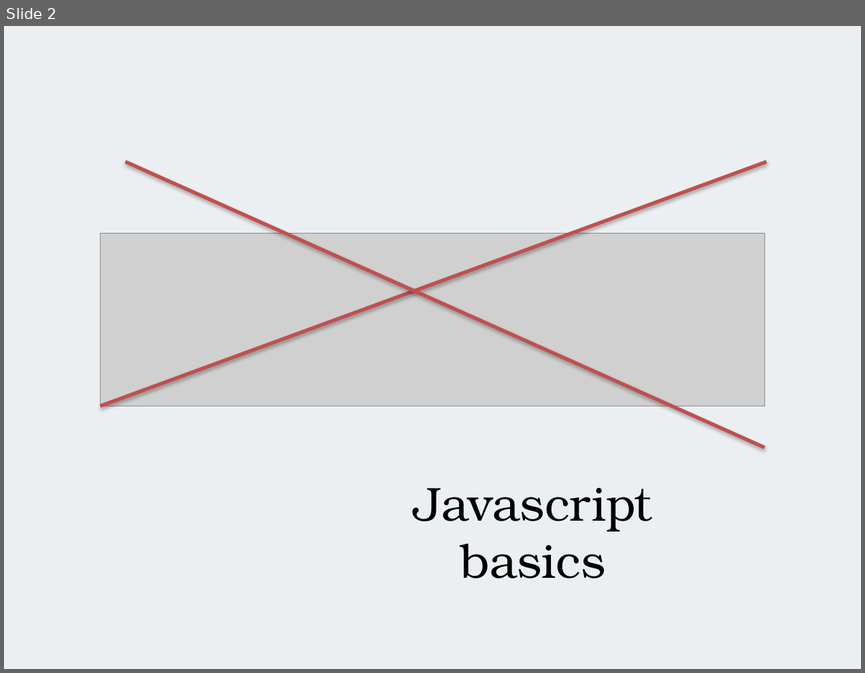
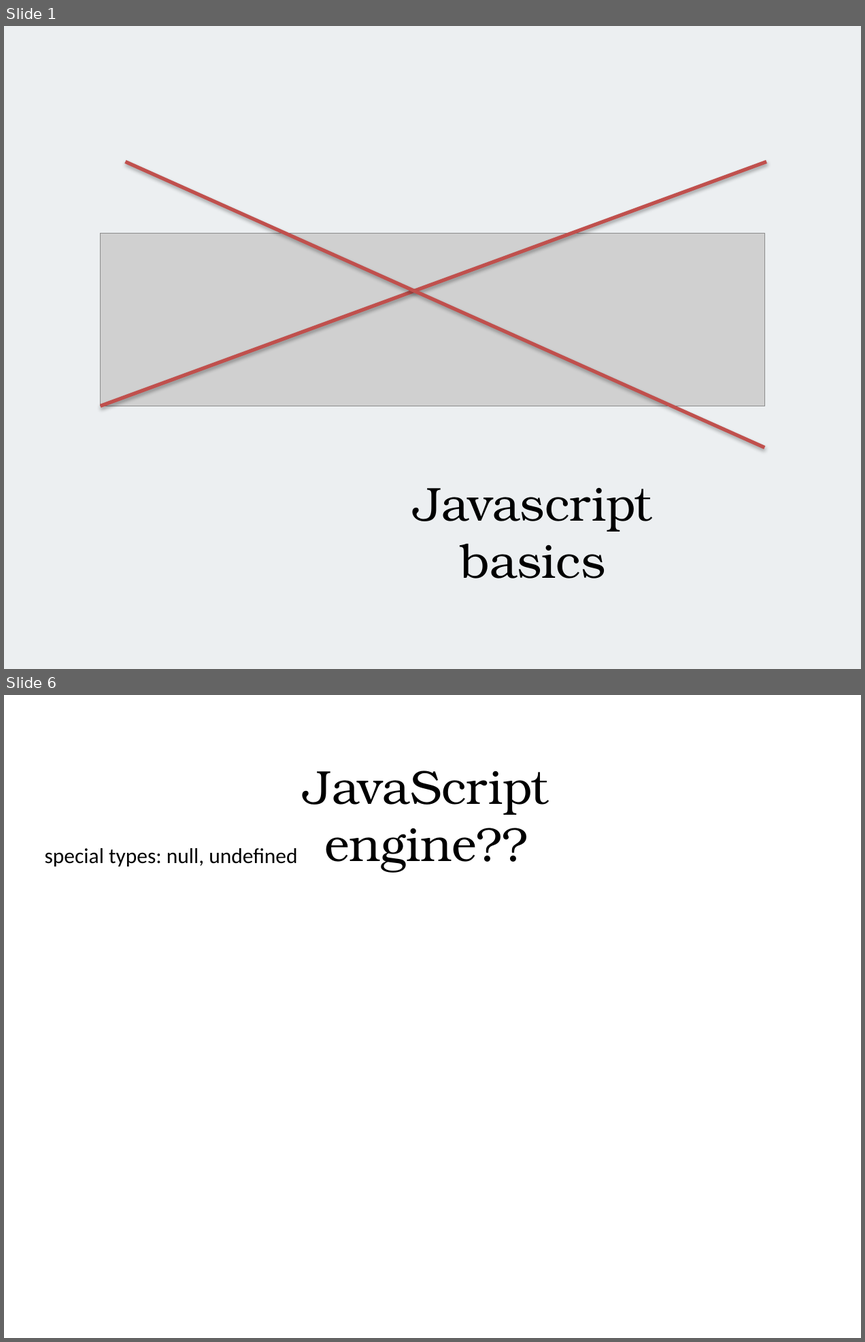
Before and after one commit to alexeymatveevp/angularjs-course, a slide deck: docs/00_jsbasics.pptx. Shown one above the other, each under a label of ours: slide 2 before the commit, slides 1 and 6 after it; the slides between them are not shown. The pictures are 865x673 and 865x1342 pixels, drawn with LibreOffice and Linux fonts; fonts in the diff are those of the drawing; grey boxes stand for pictures. Boxes give left, top, right and bottom in pixels: in the first picture for what was removed or moved away, otherwise in the second. Text is boxed around its words. In the diff, an @@ line names an element or a change of style, - is before the commit and + after.

```diff
--- a/docs/00_jsbasics.pptx
+++ b/docs/00_jsbasics.pptx
@@ slide 6 added at [4, 695, 861, 1338], background #FFFFFF @@
@@ text added at [303, 770, 549, 872], 40 pt, text #000000 @@
+JavaScript engine??
@@ text added at [45, 848, 297, 866], 18 pt, text #000000 @@
+special types: null, undefined
@@ what was slide 2 is now slide 1 @@
```
Also in this commit, not shown: 7 slides changed, 6 other slides added, 1 slide removed, 2 other files.
